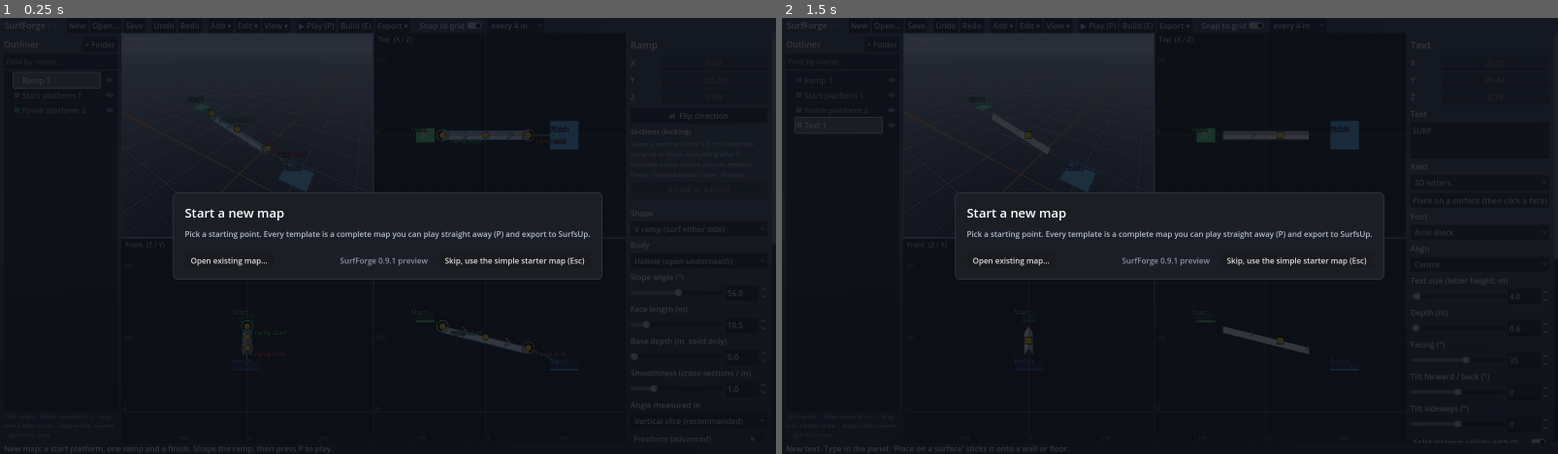
Above: before the commit, frames 1-2 (left to right).
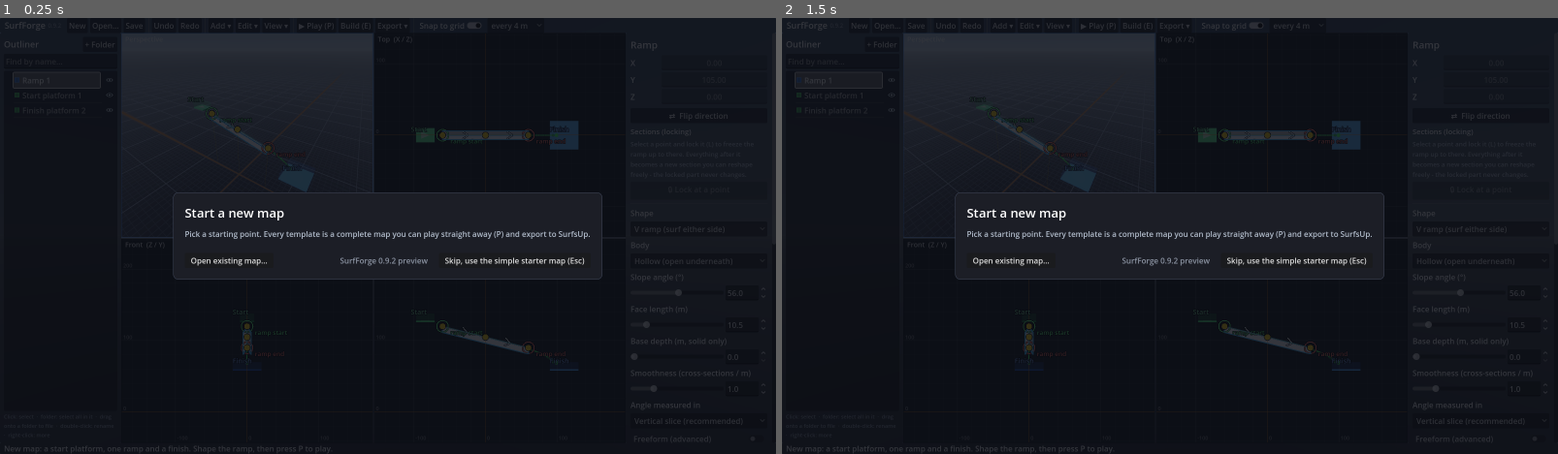
Above: after the commit, the same moments.

Repository: SebzIO/MALLET
Game: Godot game, scene res://editor/main.tscn
Two runs of this game, one before a commit and one after it. Both use one fixed random seed, a clock stepped at 60 frames per second and the inputs below.
Inputs (mouse positions are in pixels of both pictures, inside the frame that each line leads up to):
- Up to frame 1 (0.25 s): no input
- Up to frame 2 (1.5 s): click (844, 61) at 0.52 s; type "Alex" at 0.6 s; click "▶ Play (P)" at 1.25 s

The runs differ from the first frame. In frame 1, less than 0.1% of the frame differs, in the area x 50-51%, y 54-57%; in frame 2, 0.9%, in the area x 1-99%, y 4-100%.

Commit message:
0.9.2: menus show their keys but don't run them
The Add / Edit / View menus ran their accelerators (D, N, B, O, ...) as shortcuts before the editor's key
handler, so the 'ignore letters while flying' check never saw them: D toggled Draw blocks mid-flight. Menu keys
are display-only now; every key goes through _handle_key. fixes09_test checks with real key events.

Diff:
--- a/core/version.gd
+++ b/core/version.gd
@@ -3,7 +3,7 @@
 ## The one place SurfForge's version lives. 0.x = previews: the middle number goes up with each batch of new
 ## features, the last with bug-fix releases. 1.0 is the first release we call complete (the MVP).
 
-const VERSION := "0.9.1"
+const VERSION := "0.9.2"
 const CHANNEL := "preview"
 
 
--- a/editor/editor.gd
+++ b/editor/editor.gd
@@ -1543,6 +1543,7 @@
 	mb.text = title
 	mb.flat = false
 	mb.focus_mode = Control.FOCUS_NONE
+	mb.set_disable_shortcuts(true)                       # (else the menus run their keys first, even while flying)
 	var pm := mb.get_popup()
 	var actions := {}
 	for it in items:
--- a/tests/fixes09_test.gd
+++ b/tests/fixes09_test.gd
@@ -210,5 +210,34 @@
 			and not pane.is_grabbing() and root.get_mouse_position().distance_to(start) < 2.0
 			and (pane != persp or not (persp.camera as OrbitCamera).flying()), "(at %s)" % root.get_mouse_position())
 
+	# ---- 0.9.2: real key presses while flying (they used to reach the menus' shortcuts, which skipped the check)
+	ed._load_dict({})
+	if ed._draw_mode:
+		ed._toggle_draw_mode()
+	(persp.camera as OrbitCamera)._orbiting = true
+	for k in [KEY_D, KEY_E, KEY_N, KEY_B, KEY_O]:
+		var ke := InputEventKey.new()
+		ke.keycode = k
+		ke.physical_keycode = k
+		ke.pressed = true
+		Input.parse_input_event(ke)
+		Input.flush_buffered_events()
+		var ku := ke.duplicate()
+		ku.pressed = false
+		Input.parse_input_event(ku)
+		Input.flush_buffered_events()
+	await frames(1)
+	(persp.camera as OrbitCamera)._orbiting = false
+	check("flying: real D / E / N / B / O presses do nothing but fly", not ed._draw_mode and not ed.build.active
+		and ed._all_objects().is_empty(), "(draw %s, build %s, %d objects)" % [ed._draw_mode, ed.build.active, ed._all_objects().size()])
+	var kn := InputEventKey.new()
+	kn.keycode = KEY_N
+	kn.physical_keycode = KEY_N
+	kn.pressed = true
+	Input.parse_input_event(kn)
+	Input.flush_buffered_events()
+	await frames(1)
+	check("not flying: a real N press still adds a ramp (once)", ed.ramps_root.get_child_count() == 1, "(%d ramps)" % ed.ramps_root.get_child_count())
+
 	print("FIXES 0.9: ", "PASS" if ok else "FAIL")
 	quit()
Not shown, changed: CHANGELOG.md
